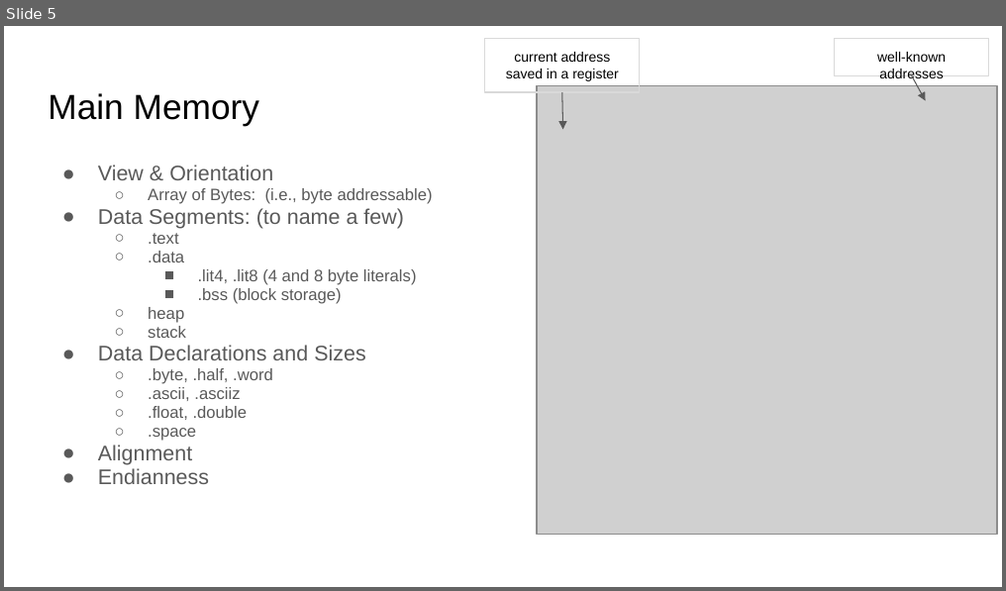
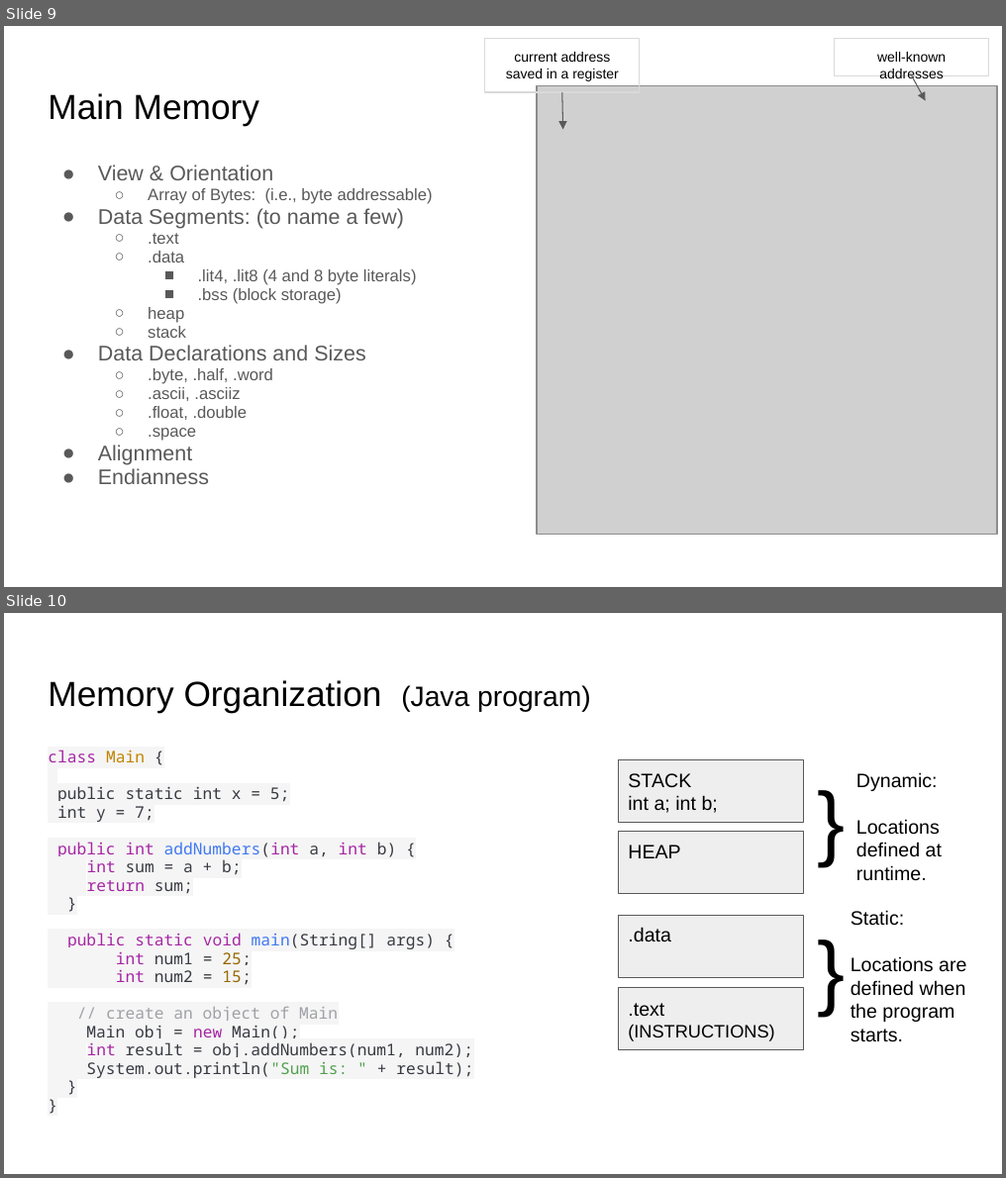
Before and after one commit to sgarcia0206/comp122-f23, a slide deck: assembly-programming/slide_presentations/.hidden/intro_to_mips.pptx. Shown one above the other, each under a label of ours: slide 5 before the commit, slides 9 and 10 after it. The pictures are 1006x591 and 1006x1178 pixels, drawn with LibreOffice and Linux fonts; fonts in the diff are those of the drawing; grey boxes stand for pictures. Boxes give left, top, right and bottom in pixels: in the first picture for what was removed or moved away, otherwise in the second. Text is boxed around its words. In the diff, an @@ line names an element or a change of style, - is before the commit and + after.

```diff
--- a/assembly-programming/slide_presentations/.hidden/intro_to_mips.pptx
+++ b/assembly-programming/slide_presentations/.hidden/intro_to_mips.pptx
@@ slide 10 added at bbox=[4, 613, 1002, 1174], background #FFFFFF @@
@@ title added at bbox=[48, 680, 591, 712], 25.2 pt, text #000000 @@
+Memory Organization (Java program)
@@ text added at bbox=[48, 750, 473, 1078], 11.6 pt, text #383A42 @@
+class Main {
+public static int x = 5;
+int y = 7;
+public int addNumbers(int a, int b) {
+int sum = a + b;
+return sum;
+}
+public static void main(String[] args) {
+int num1 = 25;
+int num2 = 15;
+// create an object of Main
+Main obj = new Main();
+int result = obj.addNumbers(num1, num2);
+System.out.println("Sum is: " + result);
+}
+}
@@ rectangle added at bbox=[618, 760, 802, 823], fill #EEEEEE, outline #595959 0.75 pt, 14 pt, text #000000 @@
+STACK
+int a; int b;
@@ text added at bbox=[807, 763, 855, 874], 60 pt, text #000000 @@
+}
@@ text added at bbox=[856, 772, 942, 881], 14 pt, text #000000 @@
+Dynamic:
+Locations defined at runtime.
@@ rectangle added at bbox=[618, 832, 802, 894], fill #EEEEEE, outline #595959 0.75 pt, 14 pt, text #000000 @@
+HEAP
@@ rectangle added at bbox=[618, 915, 802, 978], fill #EEEEEE, outline #595959 0.75 pt, 14 pt, text #000000 @@
+.data
@@ text added at bbox=[807, 912, 855, 1023], 60 pt, text #000000 @@
+}
@@ text added at bbox=[850, 910, 966, 1043], 14 pt, text #000000 @@
+Static:
+Locations are defined when the program starts.
@@ rectangle added at bbox=[618, 988, 802, 1052], fill #EEEEEE, outline #595959 0.75 pt, 13 pt, text #000000 @@
+.text (INSTRUCTIONS)
@@ what was slide 5 is now slide 9 @@
```
Also in this commit, not shown: 2 slides changed, 8 other slides added, 6 slides removed, 1 other file.
